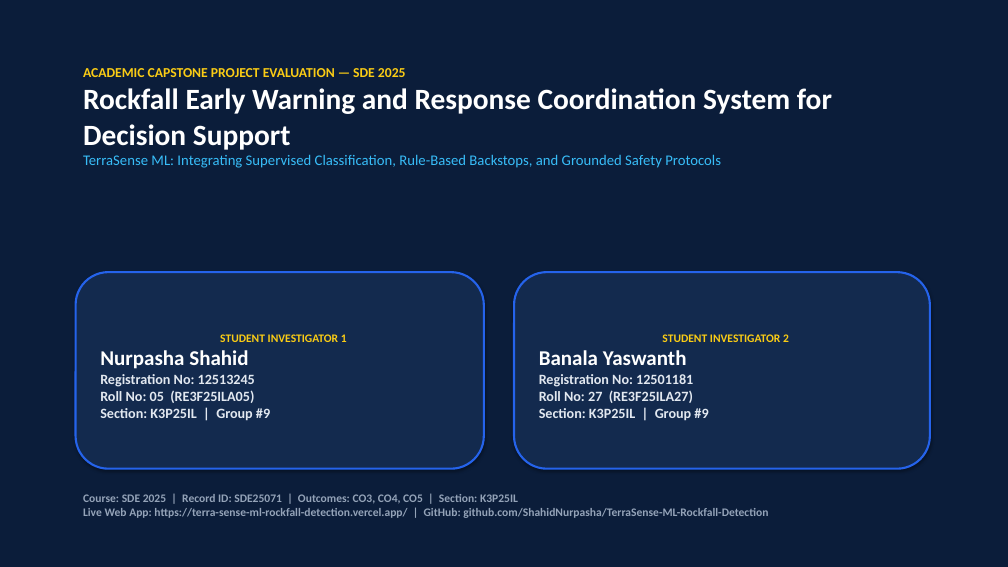
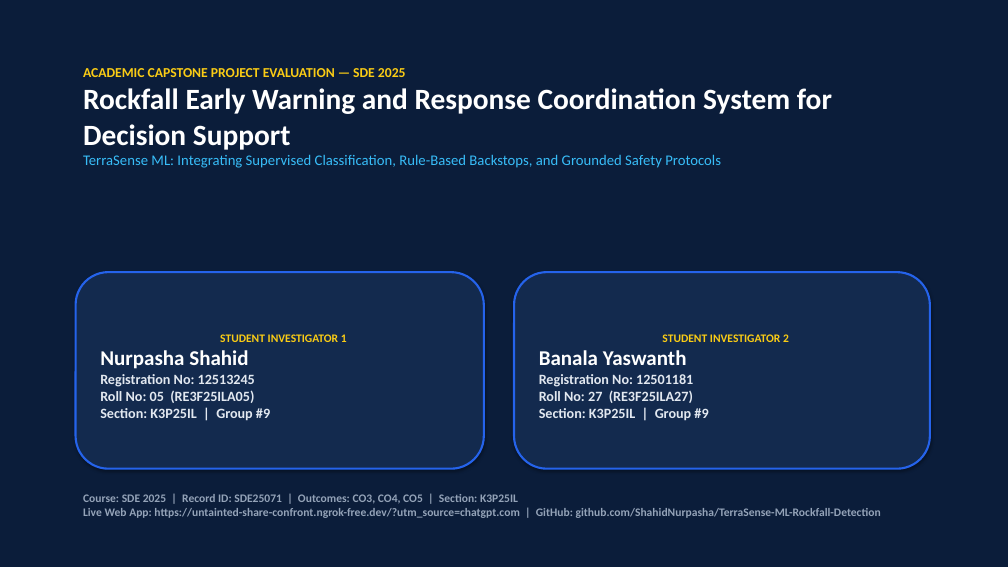
Before and after one commit to ShahidNurpasha/TerraSense-ML-Rockfall-Detection, a slide deck: slide 1 of ROCKFALL_EARLY_WARNING_PRESENTATION.pptx. Drawn at 1008x567 pixels with LibreOffice and Linux fonts; fonts in the diff are those of the drawing. Boxes give left, top, right and bottom in pixels: in the first picture for what was removed or moved away, otherwise in the second. Text is boxed around its words. In the diff, an @@ line names an element or a change of style, - is before the commit and + after.

Commit message:
Restore past live deployment URLs across documentation, presentations, reports, and submission links

```diff
--- a/ROCKFALL_EARLY_WARNING_PRESENTATION.pptx
+++ b/ROCKFALL_EARLY_WARNING_PRESENTATION.pptx
@@ text at (83,494,881,518): text changed @@
-Course: SDE 2025 | Record ID: SDE25071 | Outcomes: CO3, CO4, CO5 | Section: K3P25IL
-Live Web App: https://terra-sense-ml-rockfall-detection.vercel.app/ | GitHub: github.com/ShahidNurpasha/TerraSense-ML-Rockfall-Detection
+Course: SDE 2025 | Record ID: SDE25071 | Outcomes: CO3, CO4, CO5 | Section: K3P25IL
+Live Web App: https://untainted-share-confront.ngrok-free.dev/?utm_source=chatgpt.com | GitHub: github.com/ShahidNurpasha/TerraSense-ML-Rockfall-Detection
```
Also in this commit, not shown: 2 other slides changed, 9 other files.
